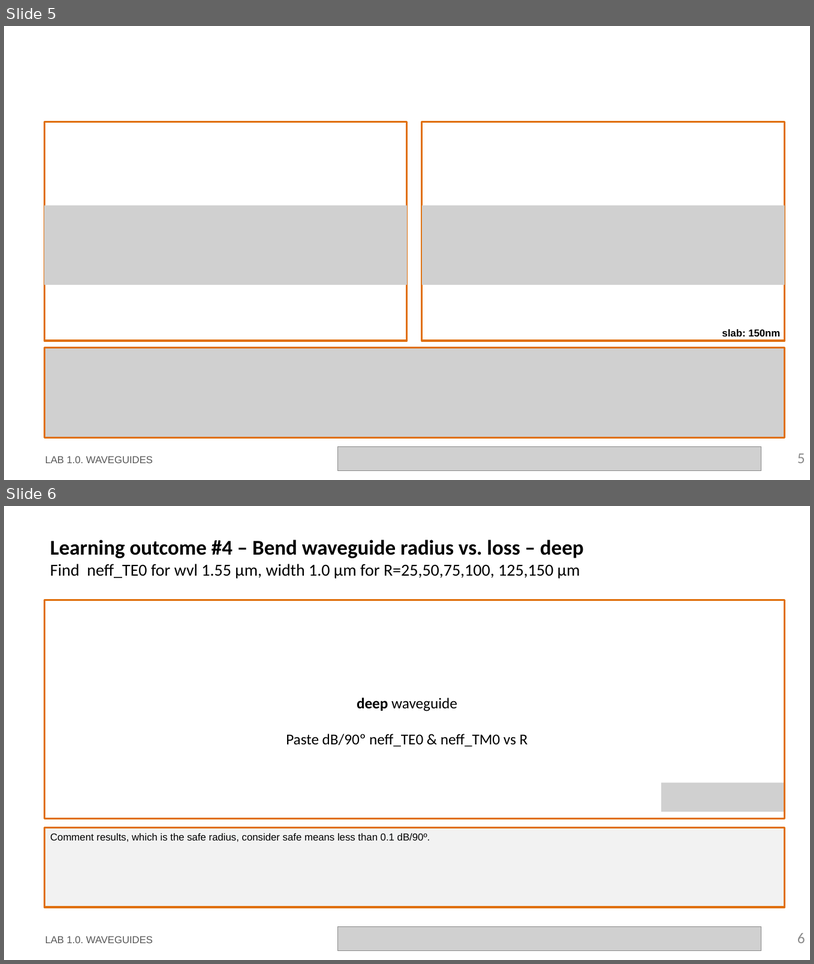
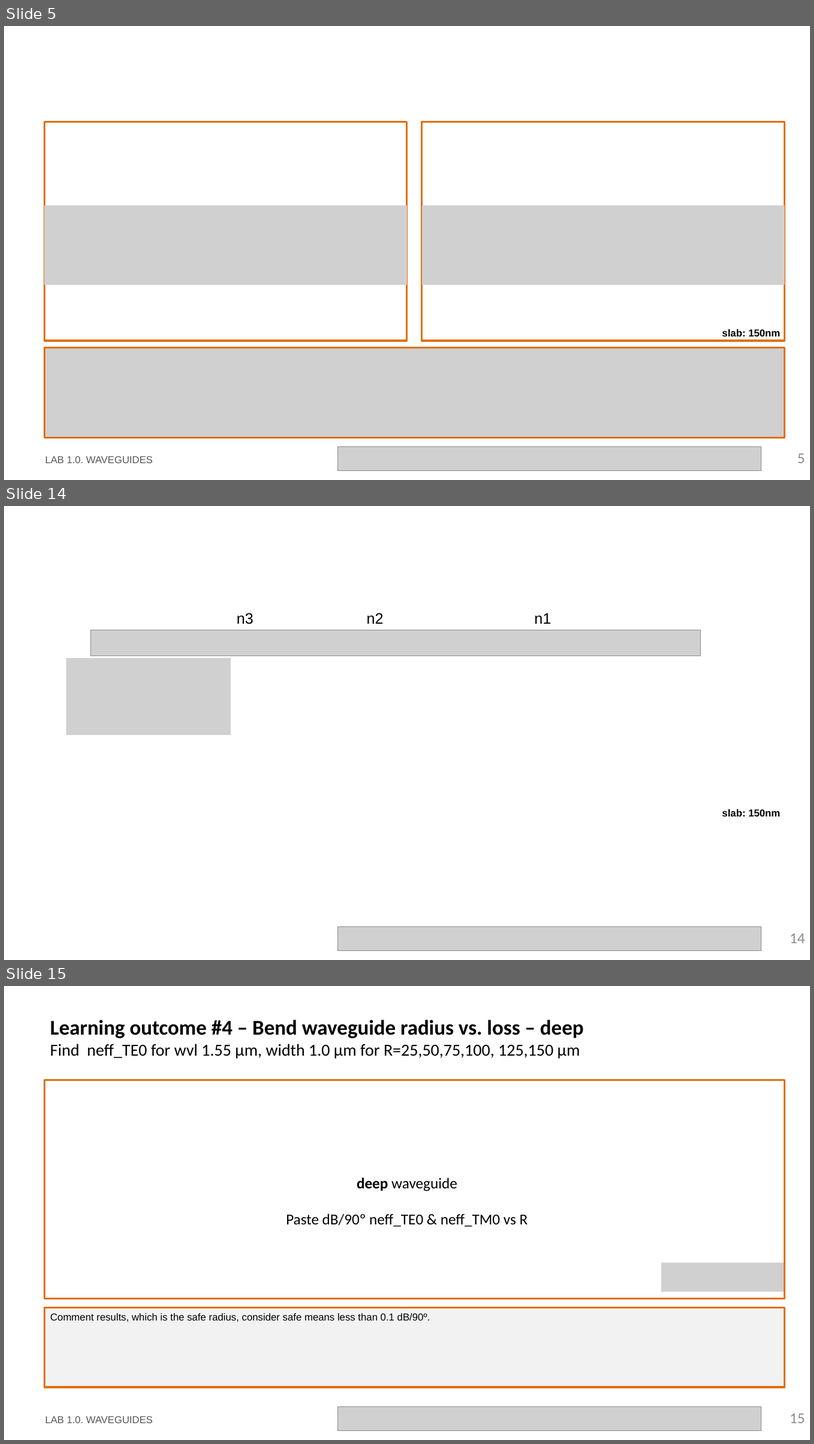
Before and after one commit to RobertoFernandezSevilla/pic-upv-lab1, a slide deck: LabBook_10.pptx. Shown one above the other, each under a label of ours: slides 5 and 6 before the commit, slides 5, 14 and 15 after it; the slides between them are not shown. The pictures are 814x964 and 814x1444 pixels, drawn with LibreOffice and Linux fonts; fonts in the diff are those of the drawing; grey boxes stand for pictures; background and template pictures are left out. Boxes give left, top, right and bottom in pixels: in the first picture for what was removed or moved away, otherwise in the second. Text is boxed around its words. In the diff, an @@ line names an element or a change of style, - is before the commit and + after.

```diff
--- a/LabBook_10.pptx
+++ b/LabBook_10.pptx
@@ slide 14 added at (4,506,810,960), background #FFFFFF @@
@@ text added at (237,613,551,624), 18 pt, text #000000 @@
+n3 n2 n1
@@ picture added at (91,630,702,655) @@
@@ picture added at (66,658,231,735) @@
@@ text added at (722,809,780,816), 12 pt, text #000000, bold @@
+slab: 150nm
@@ picture added at (338,927,762,951) @@
@@ page number added at (790,933,806,943), 18 pt, text #8C8C8C @@
+14
@@ what was slide 6 is now slide 15 @@
@@ page number at (790,1413,806,1423): text changed @@
-6
+15
```
Also in this commit, not shown: 8 other slides added, 1 other file.
